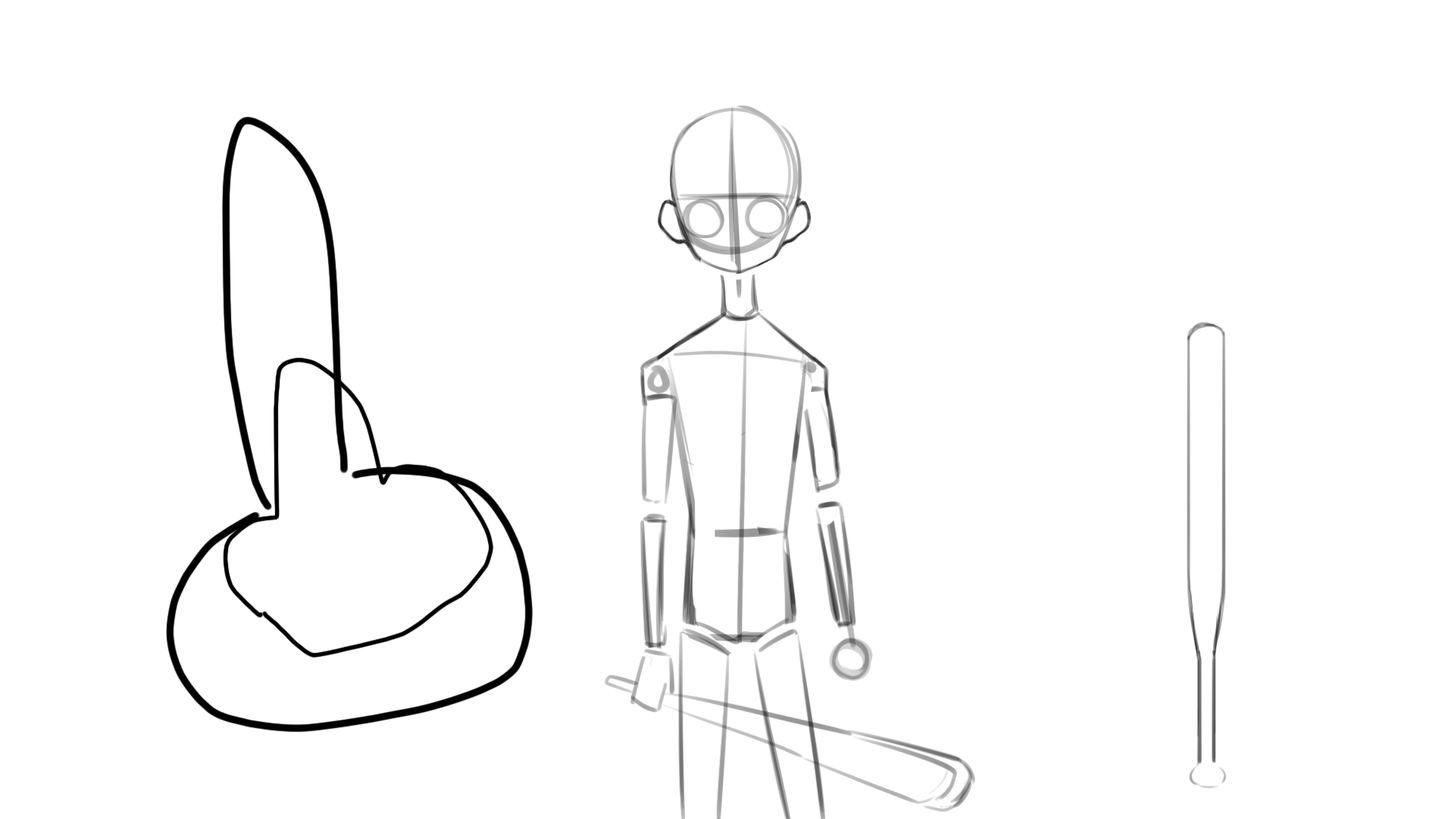
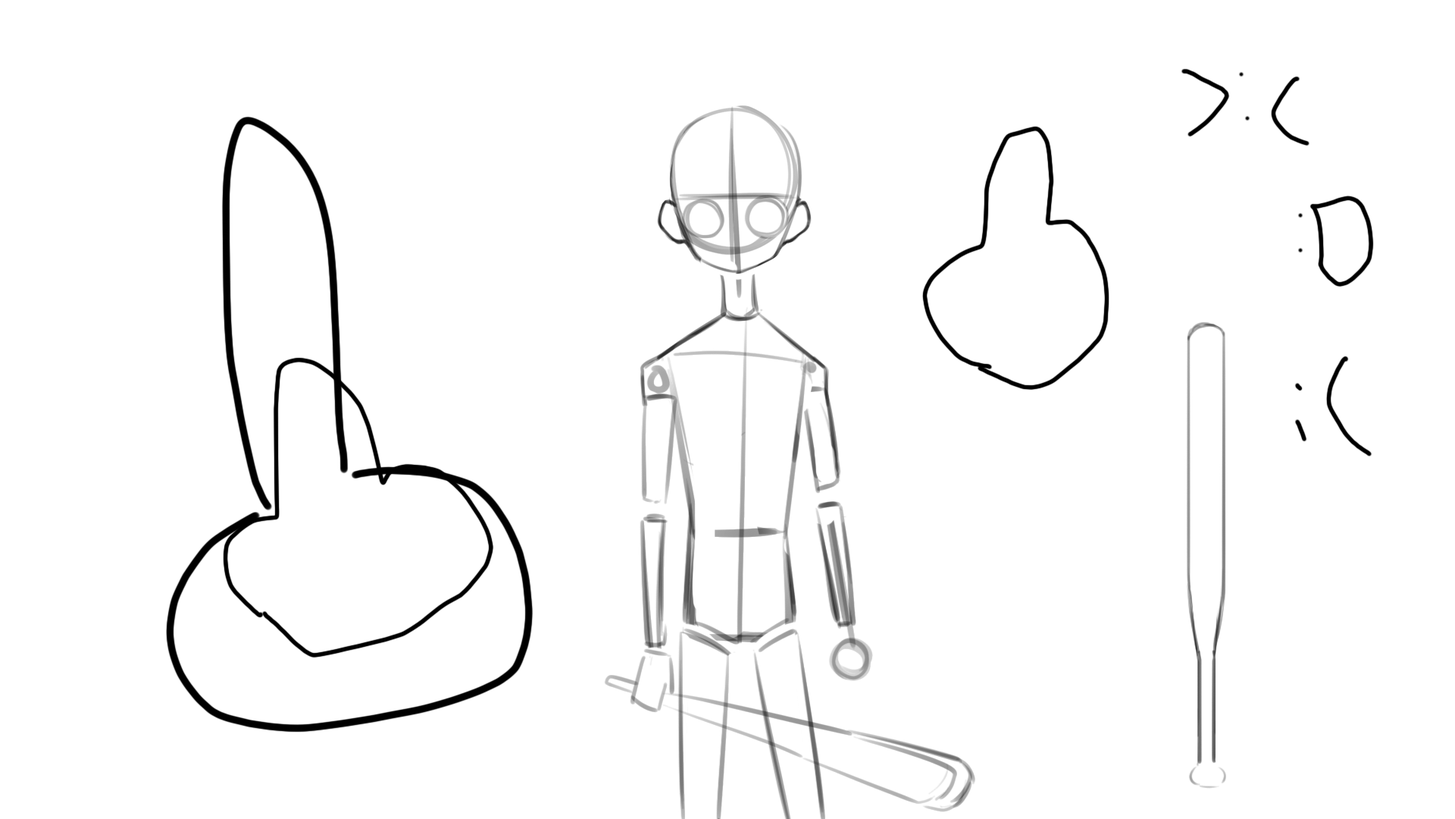
Before/after of a 1455x819 layered artwork. What changed in the layer stack:
painted on "Layer 1" over box(922, 68, 1375, 458)
